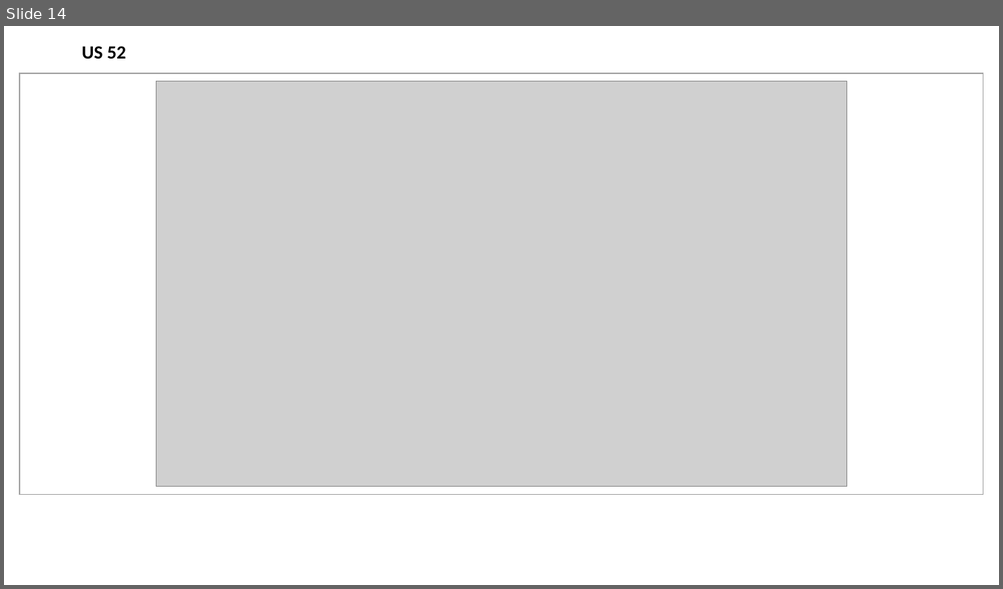
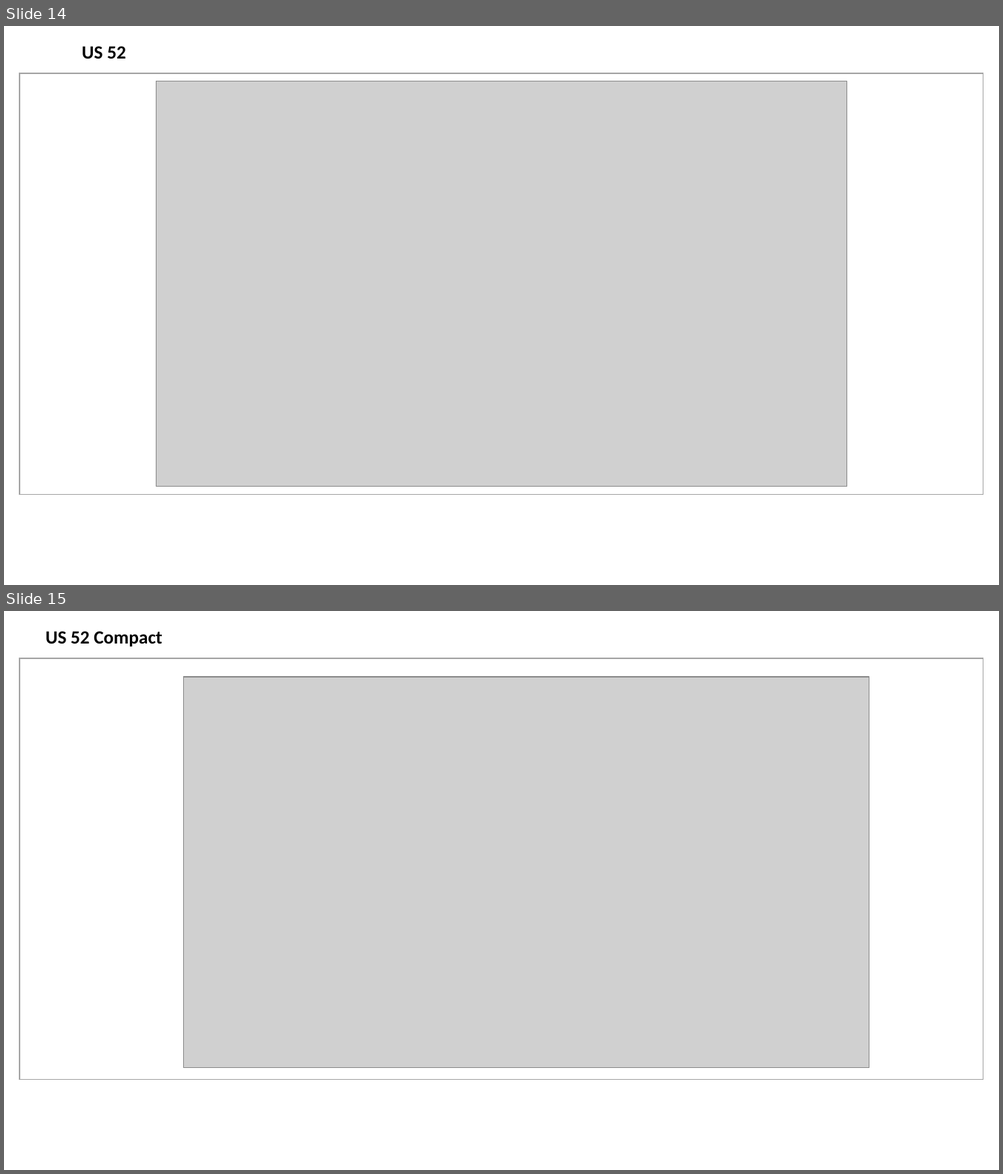
Before and after one commit to JGCRI/metis, a slide deck: vignettes/vignetteFigs/00vignetteFigs.pptx. Shown one above the other, each under a label of ours: slide 14 before the commit, slides 14 and 15 after it. The pictures are 1003x589 and 1003x1174 pixels, drawn with LibreOffice and Linux fonts; fonts in the diff are those of the drawing; grey boxes stand for pictures. Boxes give left, top, right and bottom in pixels: in the first picture for what was removed or moved away, otherwise in the second. Text is boxed around its words. In the diff, an @@ line names an element or a change of style, - is before the commit and + after.

Commit message:
US52Compact US52CountyCompact

```diff
--- a/vignettes/vignetteFigs/00vignetteFigs.pptx
+++ b/vignettes/vignetteFigs/00vignetteFigs.pptx
@@ slide 15 added at (4,611,999,1170), background #FFFFFF @@
@@ text added at (45,631,162,647), 18 pt, text #000000, bold @@
+US 52 Compact
@@ rectangle added at (20,658,983,1079), outline #A6A6A6 1 pt @@
@@ picture added at (184,677,870,1068) @@
```
Also in this commit, not shown: 2 other slides added, 9 other files.
